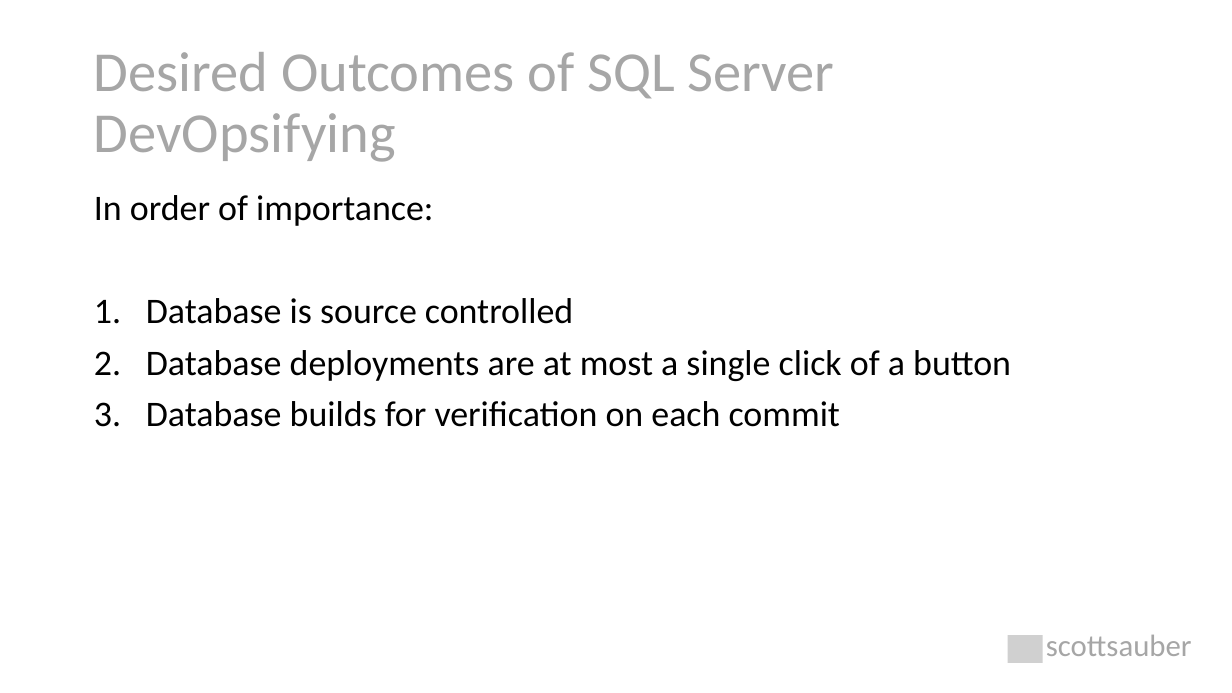
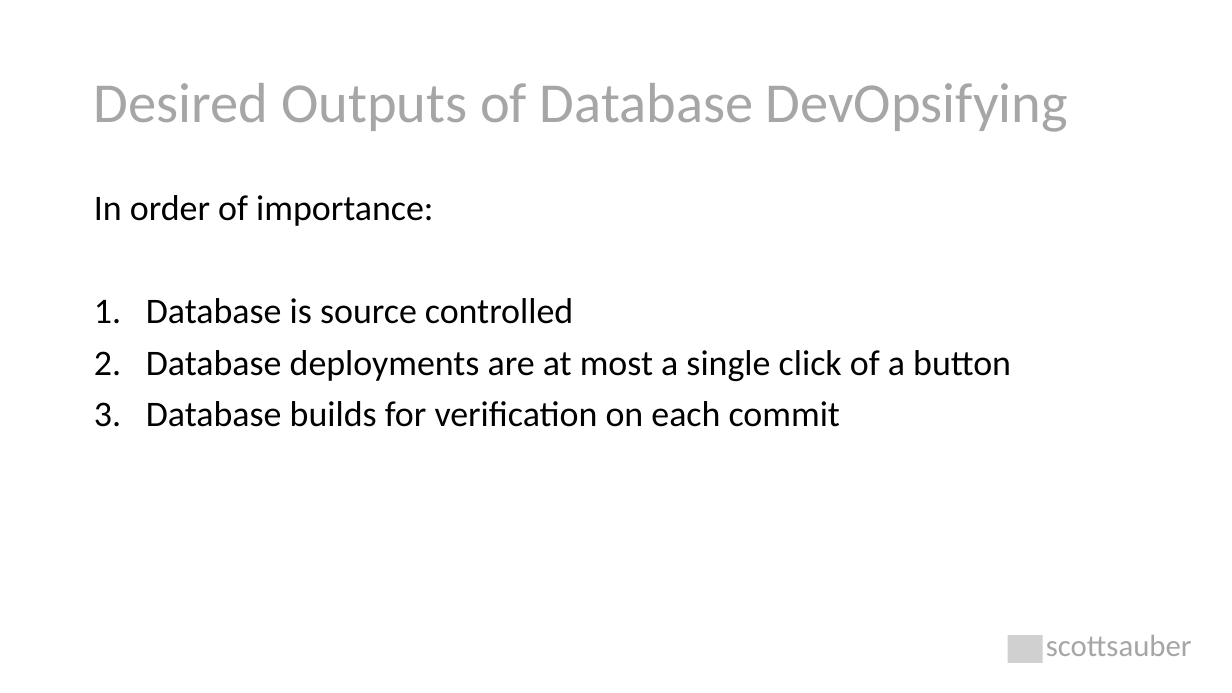
Before and after one commit to scottsauber/talks, a slide deck: slide 13 of 2022-05-12-NDCLondon-DatabaseDevOps/database-devops.pptx. Drawn at 1232x693 pixels with LibreOffice and Linux fonts; fonts in the diff are those of the drawing; grey boxes stand for pictures. Boxes give left, top, right and bottom in pixels: in the first picture for what was removed or moved away, otherwise in the second. Text is boxed around its words. In the diff, an @@ line names an element or a change of style, - is before the commit and + after.

```diff
--- a/2022-05-12-NDCLondon-DatabaseDevOps/database-devops.pptx
+++ b/2022-05-12-NDCLondon-DatabaseDevOps/database-devops.pptx
@@ title at (x1=94, y1=83, x2=1068, y2=132): text changed @@
-Desired Outcomes of SQL Server DevOpsifying
+Desired Outputs of Database DevOpsifying
```
Also in this commit, not shown: 8 other slides changed, 2 slides removed.
